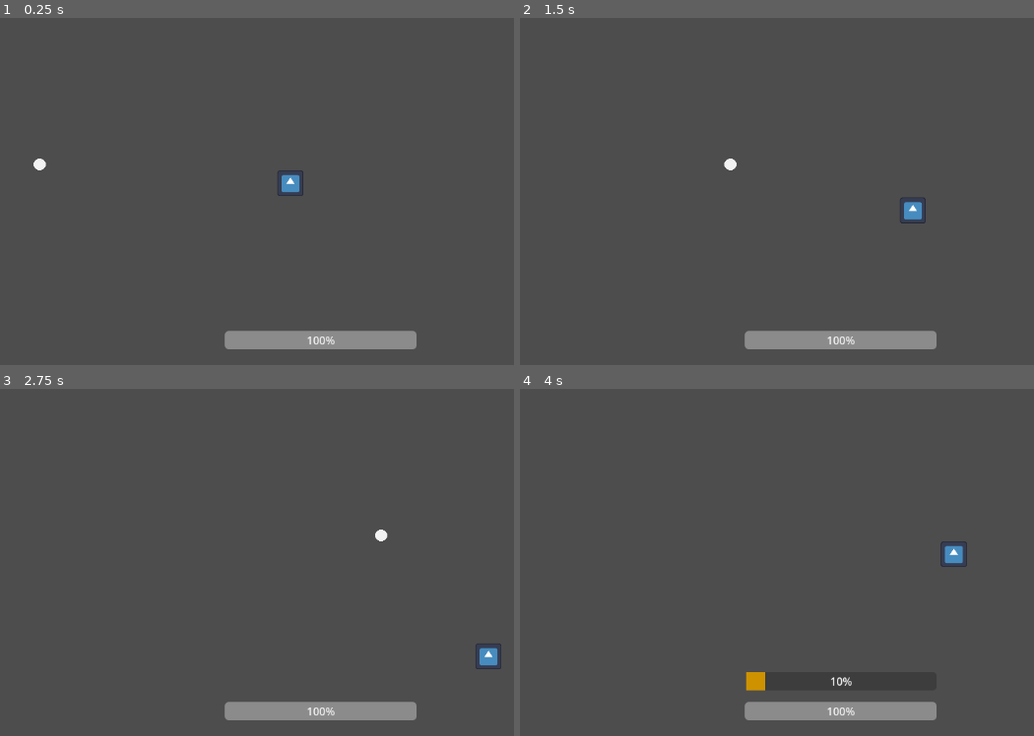
Above: before the commit, frames 1-4 (two rows, left to right).
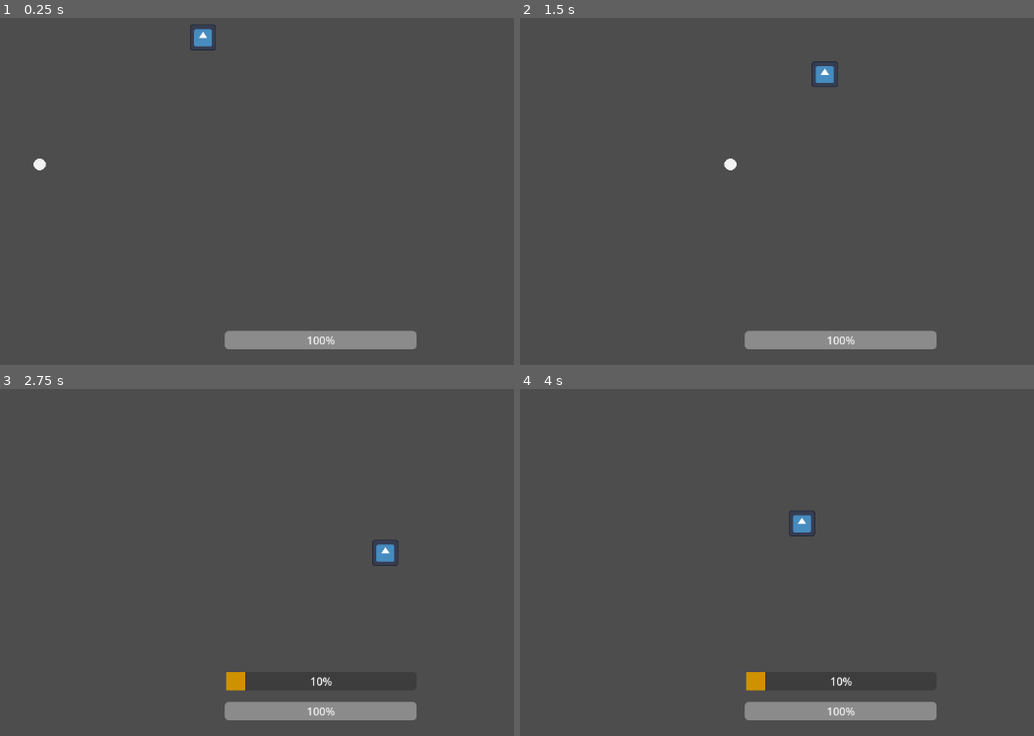
Above: after the commit, the same moments.

Repository: jerrysct/final_project
Game: Godot game, scene res://main.tscn
Two runs of this game, one before a commit and one after it. Both use one fixed random seed, a clock stepped at 60 frames per second and the inputs below. This scene is started directly instead of the project's main scene. The engine's default icon, where the game draws it, is replaced by a stand-in: a white triangle on a blue panel in a dark square.
Inputs (mouse positions are in pixels of both pictures, inside the frame that each line leads up to):
- Up to frame 1 (0.25 s): no input
- Up to frame 2 (1.5 s): move the mouse to (998, 122) at 0.52 s; hold D (move_right) 0.53-1.28 s; hold Right mouse button (absorb) 0.53-1.28 s; move the mouse to (669, 167) at 1.27 s; hold S (move_down) from 1.28 s (still down); click (669, 167) at 1.35 s
- Up to frame 3 (2.75 s): move the mouse to (385, 416) at 2.02 s; release S (move_down) at 2.03 s; hold D (move_right) from 2.03 s (still down); hold Right mouse button (absorb) from 2.03 s (still down)
- Up to frame 4 (4 s): move the mouse to (787, 604) at 2.77 s; release D (move_right) at 2.78 s; release Right mouse button (absorb) at 2.78 s; hold W (move_up) 2.78-3.53 s; click (787, 604) at 2.85 s; move the mouse to (outside the picture) at 3.52 s; hold A (move_left) from 3.53 s (still down); hold Right mouse button (absorb) from 3.53 s (still down)

The runs differ from the first frame. In frame 1, 0.5% of the frame differs, in the area x 36-60%, y 1-52%; in frame 2, 0.5%; in frame 3, 0.8%, in the area x 43-98%, y 40-87%; in frame 4, 0.5%.

Commit message:
Add: 匯入 Godot 專案檔案

Diff:
--- /dev/null
+++ b/Boss3_Melee.gd
@@ -0,0 +1,38 @@
+extends CharacterBody2D
+
+@export var max_hp: int = 300
+@export var move_speed: float = 120.0
+@export var contact_damage: int = 10
+
+var hp: int
+var player: Node2D = null
+
+func _ready():
+	hp = max_hp
+	find_player()
+
+func _physics_process(delta):
+	if player == null:
+		find_player()
+		return
+
+	var direction = (player.global_position - global_position).normalized()
+	velocity = direction * move_speed
+
+	move_and_slide()
+
+func find_player():
+	var players = get_tree().get_nodes_in_group("player")
+	if players.size() > 0:
+		player = players[0]
+
+func take_damage(amount: int):
+	hp -= amount
+	print("Boss3 近戰 HP:", hp)
+
+	if hp <= 0:
+		die()
+
+func die():
+	print("Boss3 近戰死亡")
+	queue_free()
--- /dev/null
+++ b/Boss3_Melee.tscn
@@ -0,0 +1,21 @@
+[gd_scene format=3 uid="uid://rfhwlcbsfea3"]
+
+[ext_resource type="Script" uid="uid://dvjc2hcefwr7e" path="res://Boss3_Melee.gd" id="1_mdmya"]
+
+[sub_resource type="CircleShape2D" id="CircleShape2D_olbf4"]
+
+[node name="Boss3_Melee" type="CharacterBody2D" unique_id=2037844958]
+script = ExtResource("1_mdmya")
+
+[node name="Sprite2D" type="Sprite2D" parent="." unique_id=1568842799]
+
+[node name="CollisionShape2D" type="CollisionShape2D" parent="." unique_id=1044099119]
+shape = SubResource("CircleShape2D_olbf4")
+
+[node name="AttackTimer" type="Timer" parent="." unique_id=1897201129]
+
+[node name="ChargeTimer" type="Timer" parent="." unique_id=1776064104]
+
+[node name="FireSpawnPoint" type="Marker2D" parent="." unique_id=1858704145]
+
+[node name="BulletSpawnPoint" type="Marker2D" parent="." unique_id=449475848]
--- a/main.tscn
+++ b/main.tscn
@@ -2,12 +2,16 @@
 
 [ext_resource type="PackedScene" uid="uid://bfesk12q31j0l" path="res://player_1.tscn" id="1_0xm2m"]
 [ext_resource type="PackedScene" uid="uid://bvmhowfgfeq8l" path="res://bullet.tscn" id="2_h2yge"]
+[ext_resource type="PackedScene" uid="uid://rfhwlcbsfea3" path="res://Boss3_Melee.tscn" id="3_h2yge"]
 
 [node name="main" type="Node2D" unique_id=1501841022]
 position = Vector2(0, -1)
 
 [node name="Node2D" parent="." unique_id=516929009 instance=ExtResource("1_0xm2m")]
-position = Vector2(551, 383)
+position = Vector2(423, 169)
 
 [node name="bullet" parent="." unique_id=117124398 instance=ExtResource("2_h2yge")]
 position = Vector2(0, 251)
+
+[node name="Boss3Melee" parent="." unique_id=2037844958 instance=ExtResource("3_h2yge")]
+position = Vector2(437, 109)
--- a/player_1.tscn
+++ b/player_1.tscn
@@ -12,9 +12,10 @@
 [sub_resource type="StyleBoxFlat" id="StyleBoxFlat_bxx23"]
 bg_color = Color(0.80784315, 0.57254905, 0, 1)
 
-[node name="Node2D" type="CharacterBody2D" unique_id=516929009]
+[node name="Node2D" type="CharacterBody2D" unique_id=516929009 groups=["player"]]
 position = Vector2(154, 65)
 script = ExtResource("1_bxx23")
+metadata/_edit_horizontal_guides_ = [34.0]
 
 [node name="Sprite2D" type="Sprite2D" parent="." unique_id=492225163]
 position = Vector2(1.2000008, -0.79999924)
--- a/project.godot
+++ b/project.godot
@@ -11,7 +11,7 @@
 [application]
 
 config/name="final_project_godot"
-run/main_scene="res://player_1.tscn"
+run/main_scene="uid://dxj5il4u0ibe8"
 config/features=PackedStringArray("4.6", "Forward Plus")
 config/icon="res://icon.svg"
 
Not shown, added: Boss3_Melee.gd.uid
